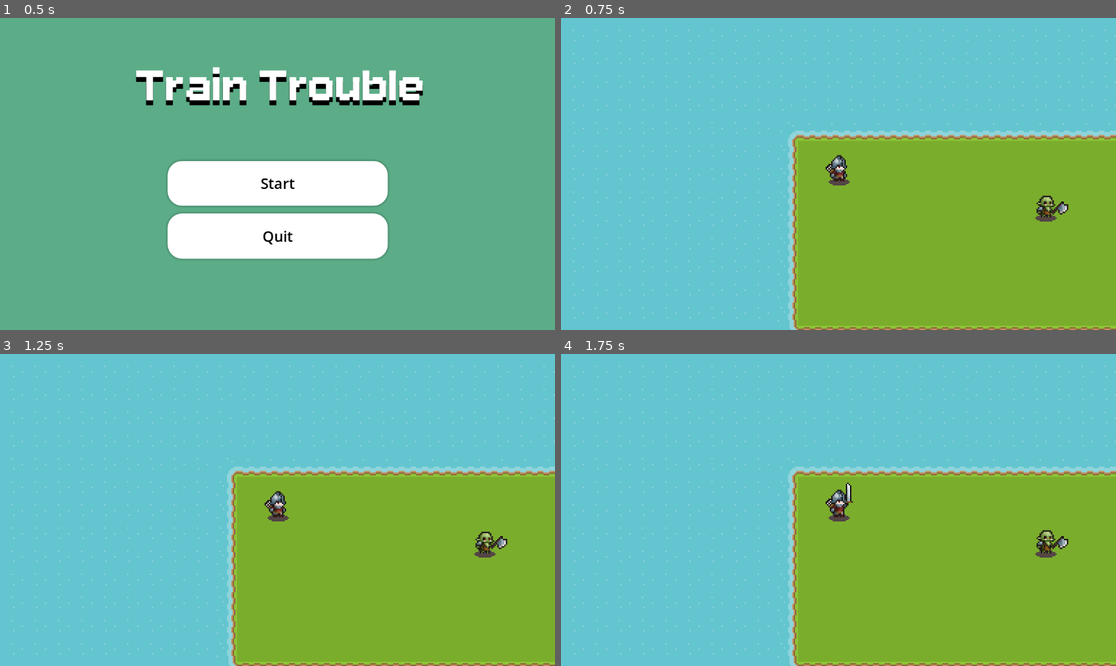
Above: before the commit, frames 1-4 (two rows, left to right).
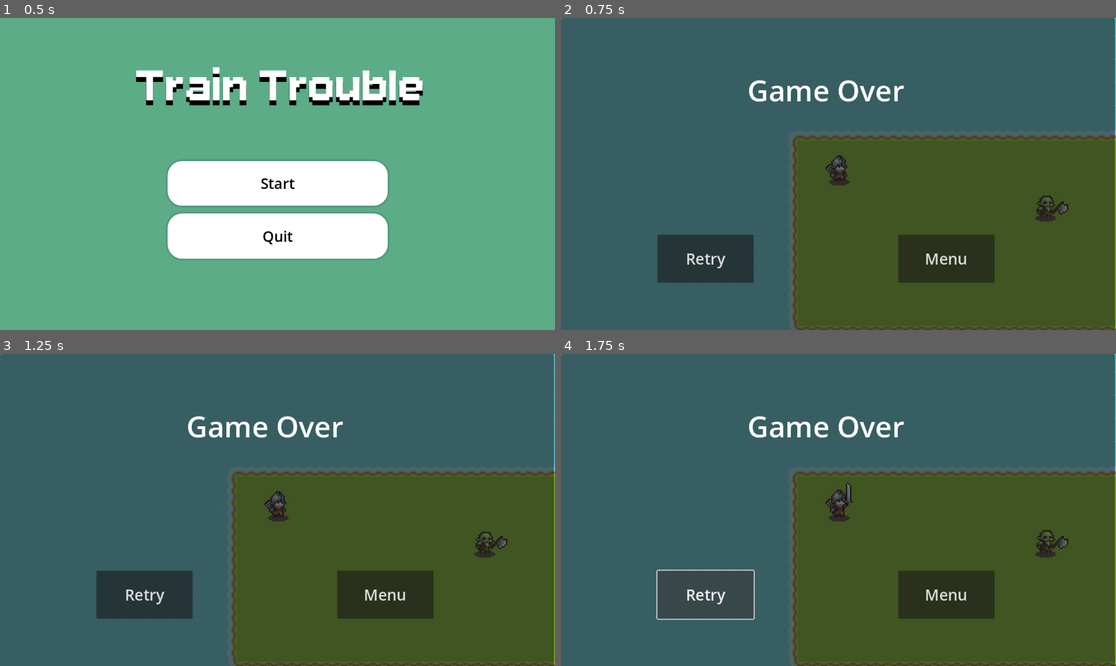
Above: after the commit, the same moments.

Repository: EyeAmTheOne/CS180_Project
Game: Godot game, scene res://ui/menus/MainMenu.tscn
Same seed, same stepped clock (60 frames per second), same inputs: the game is played once before the commit and once after it.
Inputs (mouse positions are in pixels of both pictures, inside the frame that each line leads up to):
- Up to frame 1 (0.5 s): no input
- Up to frame 2 (0.75 s): click "Start" at 0.5 s
- Up to frame 3 (1.25 s): no input
- Up to frame 4 (1.75 s): click (705, 594) at 1.25 s, where only the run after the commit has a clickable "Retry"

Frame 1 is identical in both runs. In frame 2, 100% of the frame differs, in the area x 0-100%, y 0-100%; in frame 3, 100%; in frame 4, 100%.

Commit message:
Set up layout of game over screen

Diff:
--- a/main.tscn
+++ b/main.tscn
@@ -1826,3 +1826,43 @@
 
 [node name="Enemy" parent="." instance=ExtResource("3_h2yge")]
 position = Vector2(171, 46)
+
+[node name="GameOverScreen" type="CanvasLayer" parent="."]
+
+[node name="Panel" type="Panel" parent="GameOverScreen"]
+anchors_preset = -1
+anchor_left = -0.142
+anchor_top = -0.156
+anchor_right = 0.19500001
+anchor_bottom = 0.23600002
+offset_left = 163.584
+offset_top = 101.088005
+offset_right = 925.36
+offset_bottom = 497.072
+
+[node name="Label" type="Label" parent="GameOverScreen"]
+offset_left = 300.0
+offset_top = 100.0
+offset_right = 800.0
+offset_bottom = 200.0
+theme_override_colors/font_color = Color(18.892157, 18.892157, 18.892157, 1)
+theme_override_font_sizes/font_size = 60
+text = "Game Over"
+horizontal_alignment = 1
+vertical_alignment = 1
+
+[node name="RetryButton" type="Button" parent="GameOverScreen"]
+offset_left = 200.0
+offset_top = 450.0
+offset_right = 400.0
+offset_bottom = 550.0
+theme_override_font_sizes/font_size = 32
+text = "Retry"
+
+[node name="MenuButton" type="Button" parent="GameOverScreen"]
+offset_left = 700.0
+offset_top = 450.0
+offset_right = 900.0
+offset_bottom = 550.0
+theme_override_font_sizes/font_size = 32
+text = "Menu"
